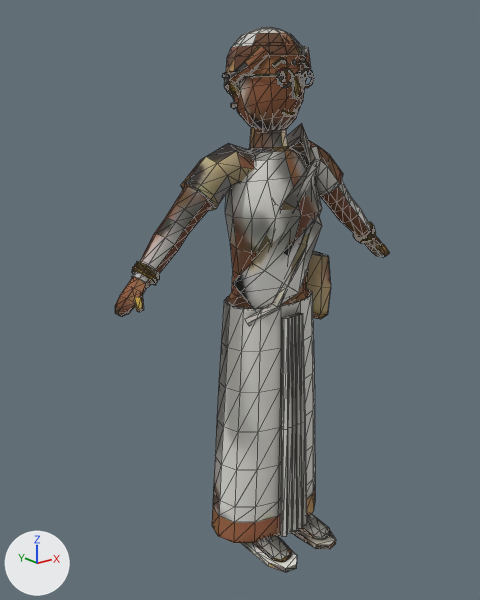
The glTF model nostalgia/assets3d/aunty_saree.glb, before and after one commit.
Before and after are seen from a 50 mm lens placed at (-7.26, -8.26, 7.97), pointed at (-0.47, 0.23, 4.57). The axes (+X, +Y, +Z) are drawn at lower left. The lights are the same throughout. The picture after the commit comes second. Mesh edges are drawn as thin lines. Vertices at exactly the same position are counted once.

The older version as bpy lines, for what is in view:
```python
me_aunty_saree = bpy.data.meshes.new('aunty_saree')
me_aunty_saree.from_pydata(...)  # 2028 vertices, 3700 faces; spans x -2.96..2.96, y -1.27..1.22, z 0.0..8.92
me_aunty_saree.materials.append(mat_m_aunty_saree)  # picture img_aunty_saree_base
ob_aunty_saree = bpy.data.objects.new('aunty_saree', me_aunty_saree)
ob_aunty_saree.location = (0.0, 0.0, 0.0)
```
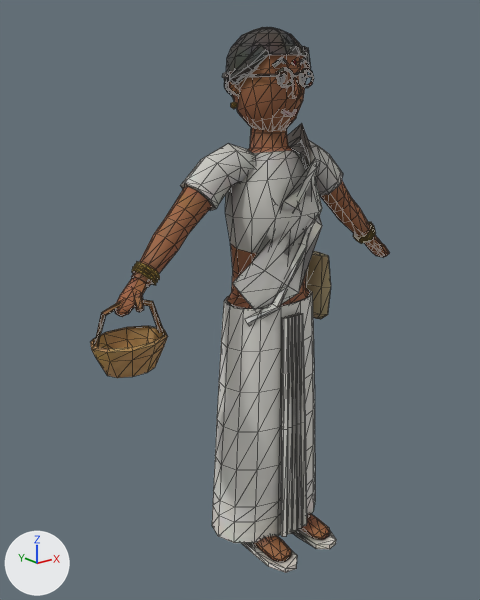
Location of each change, (x1, y1, x2, y2) in pixels of the pictures (480 x 600 px):
'aunty_saree', reshaped (9% wider): before (115, 27, 389, 573); after (90, 27, 389, 573)
part 1 of me_aunty_saree, added (brown): after (90, 326, 168, 378)
part 2 of me_aunty_saree, added: after (93, 300, 163, 347)
part 3 of me_aunty_saree, surface changed: (115, 27, 389, 573) in both

What changed in the scene script:
```text
Change me_aunty_saree:
    used by ob_aunty_saree; location = (0.0, 0.0, 0.0)
    remove me_aunty_saree.from_pydata(...)  # 2028 vertices, 3700 faces; spans x -2.96..2.96, y -1.27..1.22, z 0.0..8.92
    add me_aunty_saree.from_pydata(...)  # 2089 vertices, 3802 faces; spans x -3.38..2.96, y -1.27..1.22, z 0.0..8.92
    me_aunty_saree part 1: a new loose piece of 41 vertices spanning x -3.38..-2.14, y -0.42..0.42, z 3.96..4.51, in mat_m_aunty_saree (picture img_aunty_saree_base)
    me_aunty_saree part 2: a new loose piece of 20 vertices spanning x -3.36..-2.16, y -0.05..0.05, z 4.45..5.13, in mat_m_aunty_saree (picture img_aunty_saree_base)
    me_aunty_saree part 3: 3433 kept faces spanning x -2.96..2.96, y -1.27..1.22, z 0.0..8.92 get new texture (UV) coordinates
```
